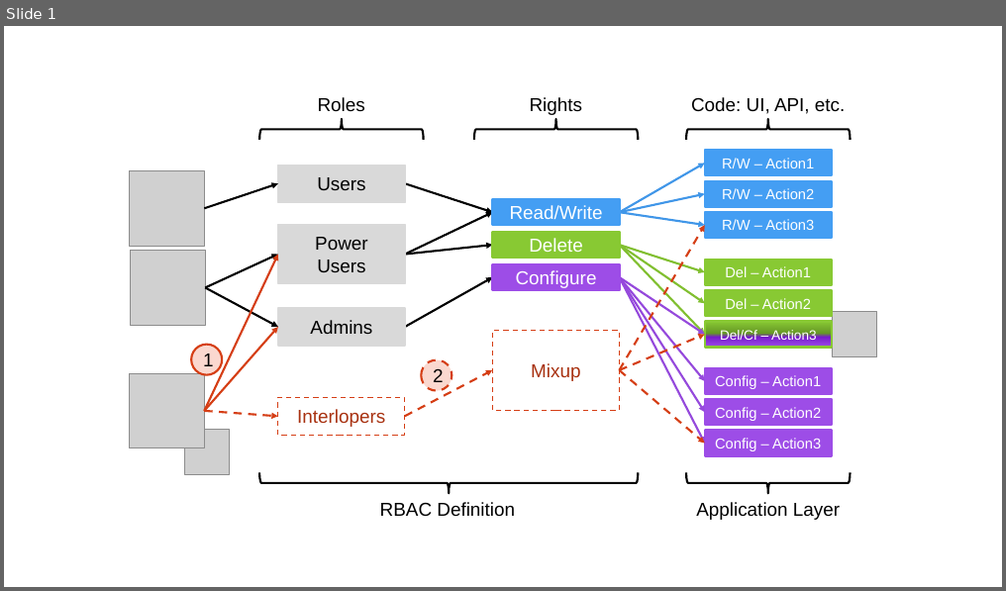
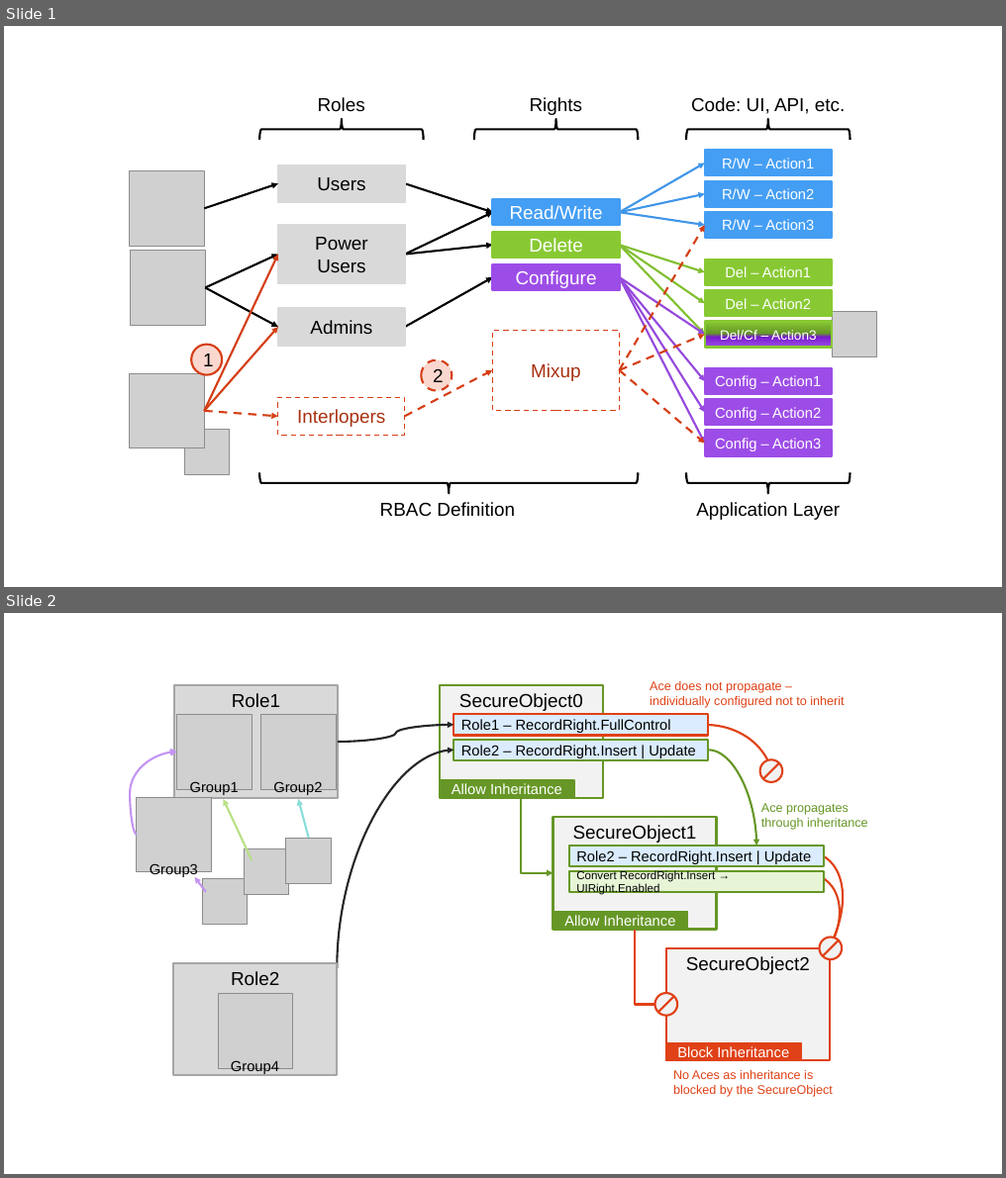
Before and after one commit to SuplexProject/Suplex.Docs, a slide deck: docs/img/graphics.pptx. Shown one above the other, each under a label of ours: slide 1 before the commit, slides 1 and 2 after it. The pictures are 1006x591 and 1006x1178 pixels, drawn with LibreOffice and Linux fonts; fonts in the diff are those of the drawing; grey boxes stand for pictures. Boxes give left, top, right and bottom in pixels: in the first picture for what was removed or moved away, otherwise in the second. Text is boxed around its words. In the diff, an @@ line names an element or a change of style, - is before the commit and + after.

```diff
--- a/docs/img/graphics.pptx
+++ b/docs/img/graphics.pptx
@@ slide 2 added at (4,613,1002,1174), background #FFFFFF @@
@@ group added at (130,681,869,1097): 12 rectangles, 7 texts, 7 pictures, 4 curved arrows, 3 arc (boxed as its full ellipse)s, 3 ellipses, 3 lines, 3 arrows, 2 elbow arrows @@
+SecureObject0
+SecureObject1
+SecureObject2
+Role1 – RecordRight.FullControl
+Allow Inheritance
+Allow Inheritance
+Block Inheritance
+Role2 – RecordRight.Insert | Update
+Ace propagates
+through inheritance
+No Aces as inheritance is
+blocked by the SecureObject
+Role2 – RecordRight.Insert | Update
+Ace does not propagate –
+individually configured not to inherit
+Convert RecordRight.Insert → UIRight.Enabled
+Role1
+Group1
+Group2
+Group3
+Role2
+Group4
```
Also in this commit, not shown: 3 other files.
